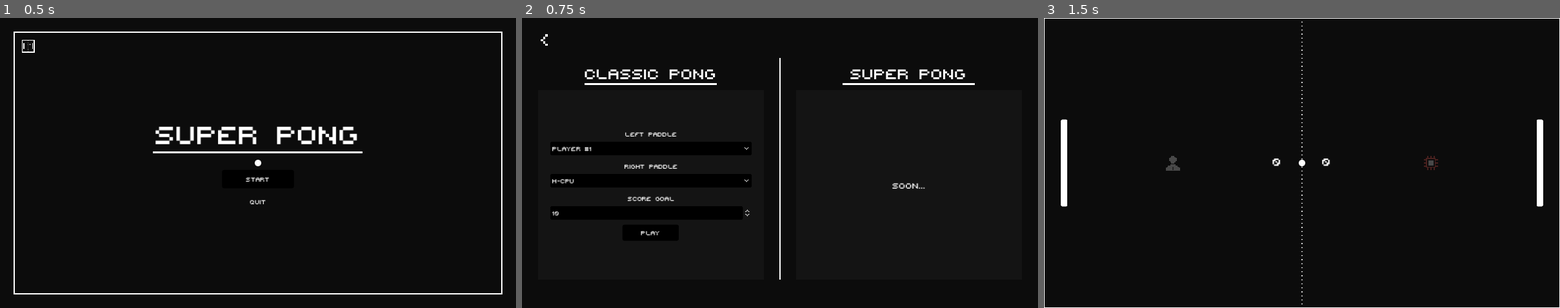
Above: before the commit, frames 1-3 (left to right).
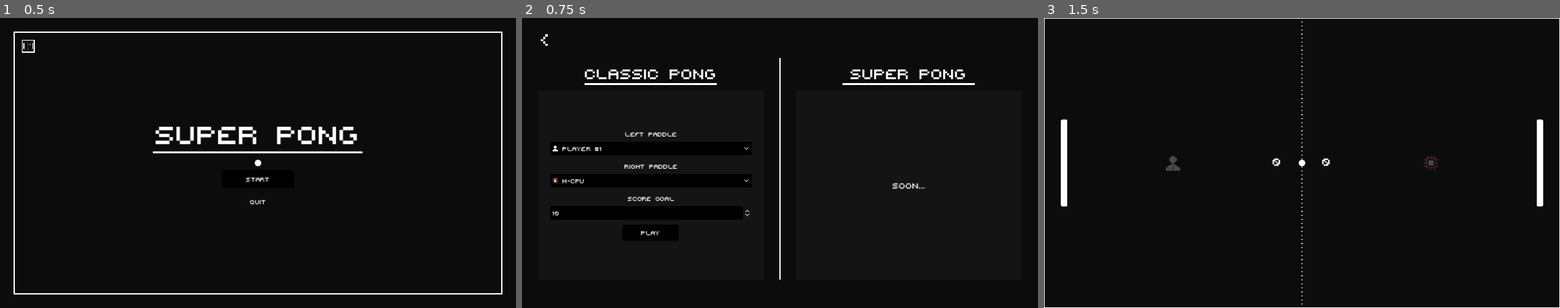
Above: after the commit, the same moments.

Repository: IamFastre/super-pong
Game: Godot game, scene res://scenes/levels/main_menu.tscn
The game is run twice, just before and just after one commit, with the same random seed, the same clock (stepped at 60 frames per second) and the same inputs.
Inputs:
- Up to frame 1 (0.5 s): no input
- Up to frame 2 (0.75 s): click "Start" at 0.5 s
- Up to frame 3 (1.5 s): click "Play" at 1.25 s

Frame 1 is identical in both runs. In frame 2, 0.2% of the frame differs, in the area x 5-16%, y 44-58%; in frame 3, nothing differs.

Commit message:
players' icons now show up on the mode selector menu

Diff:
--- a/scenes/levels/scripts/mode_selector.gd
+++ b/scenes/levels/scripts/mode_selector.gd
@@ -15,9 +15,12 @@
 	classic_left_options.add_separator(label)
 	classic_right_options.add_separator(label)
 
-func add_item(label:String) -> void:
+func add_item(label:String, icon:Texture2D, idx:int) -> void:
 	classic_left_options.add_item(label)
 	classic_right_options.add_item(label)
+
+	classic_left_options.set_item_icon(idx, icon)
+	classic_right_options.set_item_icon(idx, icon)
 
 func get_selected(button:OptionButton) -> PlayerInfo:
 	var text := button.get_item_text(button.selected)
@@ -39,17 +42,19 @@
 
 func _ready() -> void:
 	var options_len := len(players_options)
+	var seps_len := 0
 	for i in range(options_len):
 		var option := players_options[i]
 
 		# Rule #1 of control flow: don't trust and/or precedence
 		if (i == 0 and option.is_human) or (option.is_human and not players_options[i-1].is_human):
 			add_separator("Human")
-			options_len += 1
+			seps_len += 1
 		elif (i == 0 and not option.is_human) or (not option.is_human and players_options[i-1].is_human):
 			add_separator("CPU")
-			options_len += 1
-		add_item(option.name)
+			seps_len += 1
+
+		add_item(option.name, option.icon, i + seps_len)
 
 	classic_left_options.select(1)
-	classic_right_options.select(options_len - 1)
+	classic_right_options.select(options_len + seps_len - 1)
--- a/ui/themes/main.tres
+++ b/ui/themes/main.tres
@@ -124,7 +124,11 @@
 LineEdit/styles/normal = SubResource("StyleBoxFlat_e48p1")
 LineEdit/styles/read_only = SubResource("StyleBoxFlat_e0igi")
 OptionButton/constants/arrow_margin = 6
+OptionButton/constants/h_separation = 10
 OptionButton/icons/arrow = ExtResource("1_qpoob")
 Panel/styles/panel = SubResource("StyleBoxFlat_j32b6")
+PopupMenu/constants/h_separation = 10
+PopupMenu/constants/item_end_padding = 4
+PopupMenu/constants/item_start_padding = 4
 PopupMenu/styles/panel = SubResource("StyleBoxFlat_t6jlw")
 SpinBox/icons/updown = ExtResource("2_5obiv")
